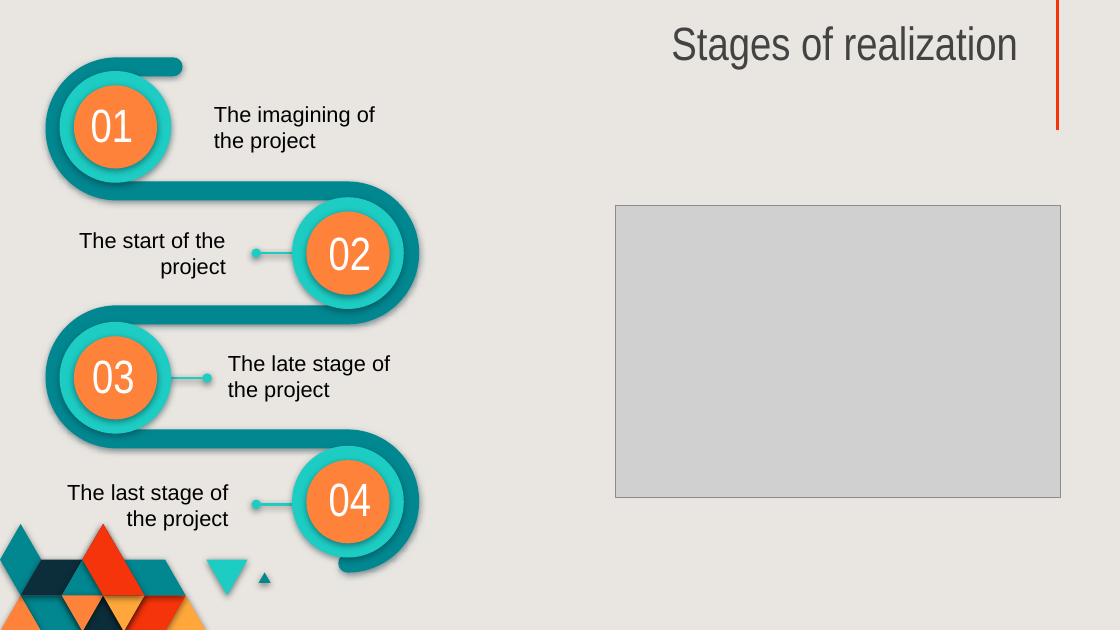
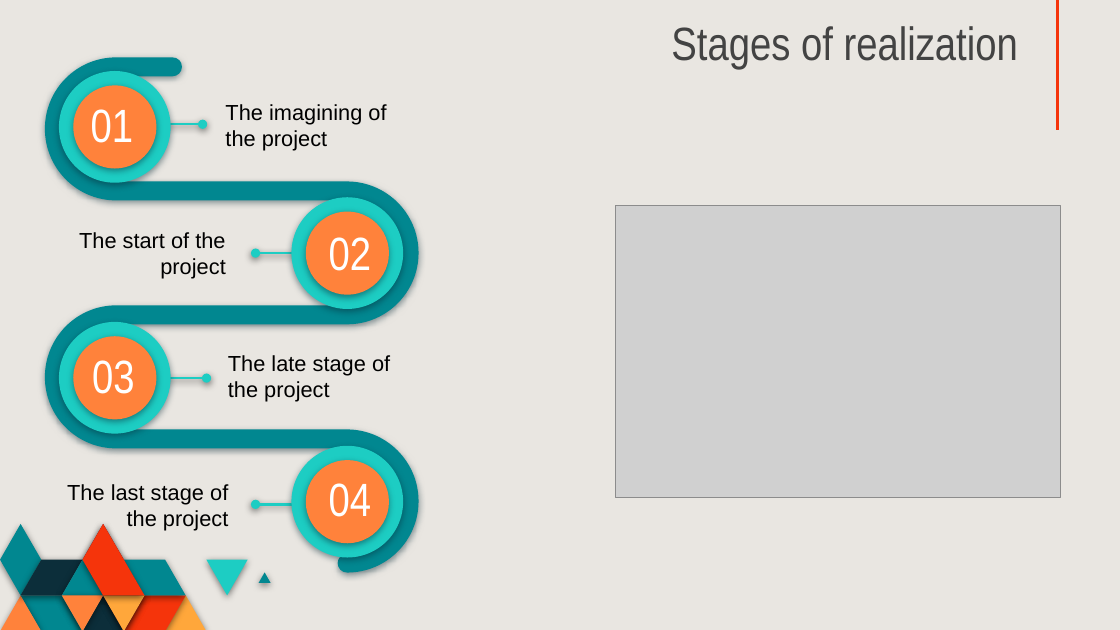
Before and after one commit to DHGrudov19/CyberFlame, a slide deck: slide 4 of Documentation and Presentation/Presentation.pptx. Drawn at 1120x630 pixels with LibreOffice and Linux fonts; fonts in the diff are those of the drawing; grey boxes stand for pictures. Boxes give left, top, right and bottom in pixels: in the first picture for what was removed or moved away, otherwise in the second. Text is boxed around its words. In the diff, an @@ line names an element or a change of style, - is before the commit and + after.

Commit message:
Edit Presentation

```diff
--- a/Documentation and Presentation/Presentation.pptx
+++ b/Documentation and Presentation/Presentation.pptx
@@ freeform shape at box(45, 57, 419, 572): outline redrawn @@
@@ text "The imagining of the project": place and size @@
-text "The imagining of the project" at box(214, 106, 375, 153)
+text "The imagining of the project" at box(225, 104, 386, 150)
@@ arrow added from (148, 124) to (203, 124), #1DCDC3 1.5 pt @@
```
